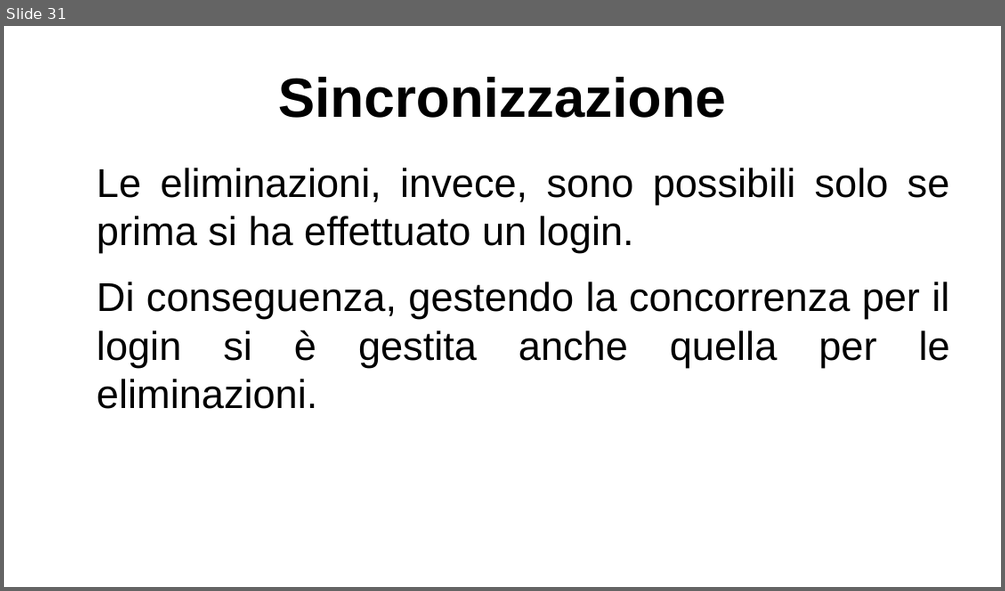
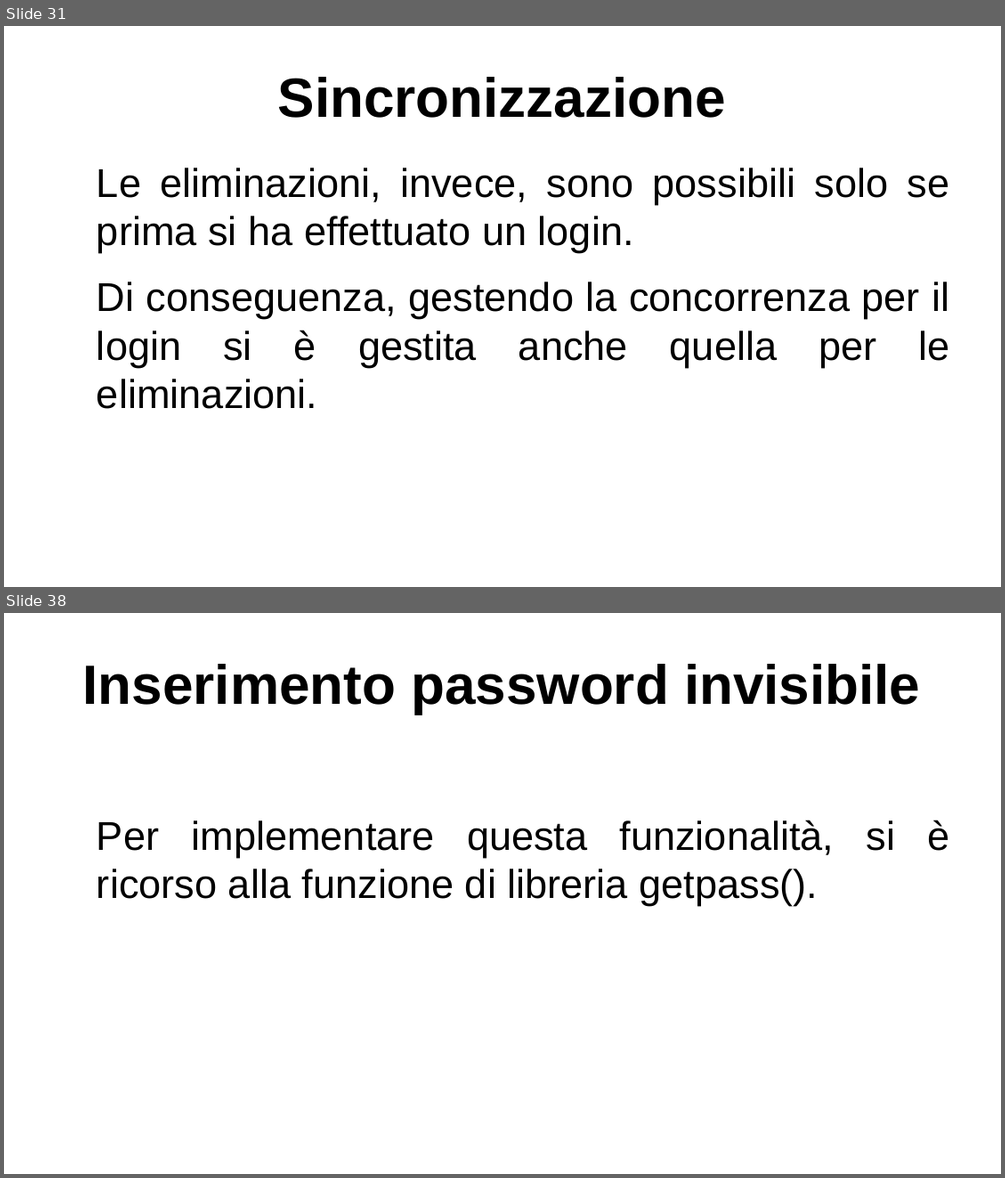
Before and after one commit to lucaMastro/progetto_SO, a slide deck: presentazione_progetto_SO.odp. Shown one above the other, each under a label of ours: slide 31 before the commit, slides 31 and 38 after it; the slides between them are not shown. The pictures are 1005x591 and 1005x1178 pixels, drawn with LibreOffice and Linux fonts; fonts in the diff are those of the drawing. Boxes give left, top, right and bottom in pixels: in the first picture for what was removed or moved away, otherwise in the second. Text is boxed around its words. In the diff, an @@ line names an element or a change of style, - is before the commit and + after.

```diff
--- a/presentazione_progetto_SO.odp
+++ b/presentazione_progetto_SO.odp
@@ slide 38 added at (4,613,1001,1174), background #FFFFFF @@
@@ title added at (83,664,920,714), 44 pt, text #000000, bold @@
+Inserimento password invisibile
@@ text added at (97,819,949,906), 32 pt, text #000000 @@
+Per implementare questa funzionalità, si è ricorso alla funzione di libreria getpass().
```
Also in this commit, not shown: 7 other slides added, 1 slide removed.
